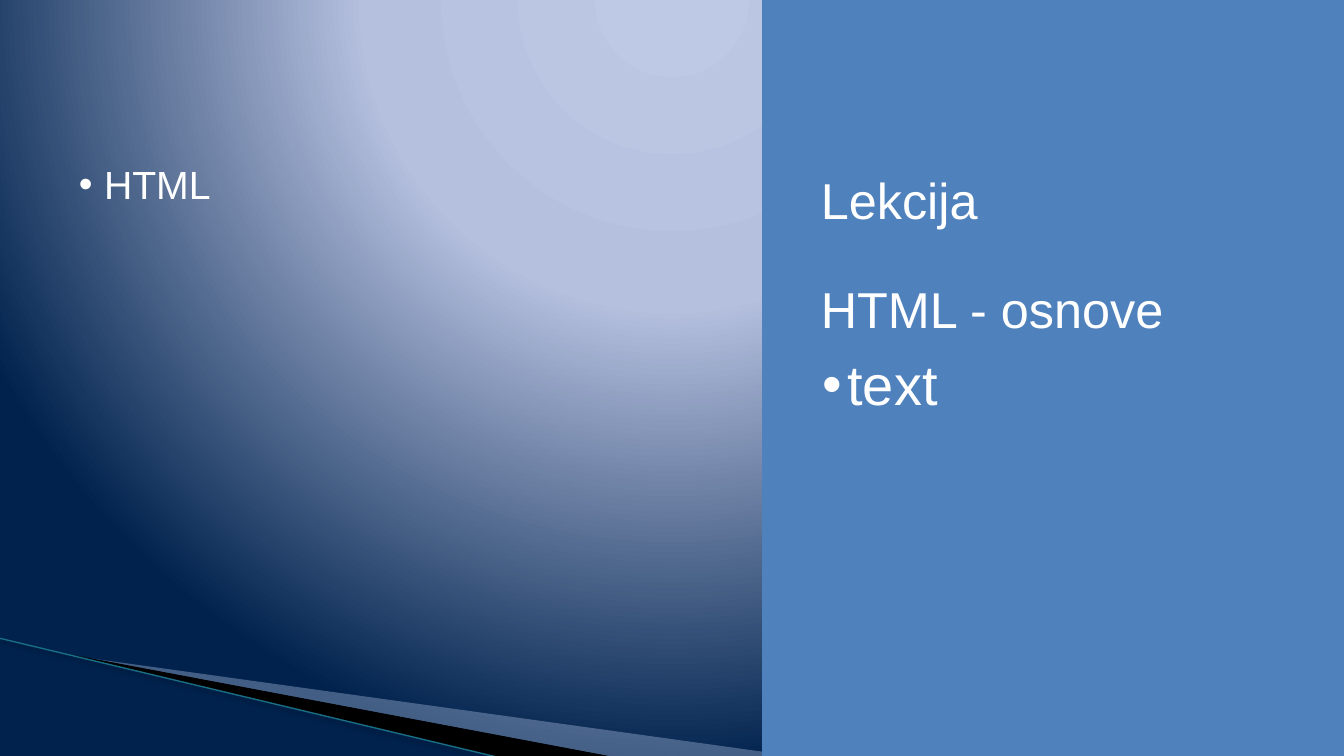
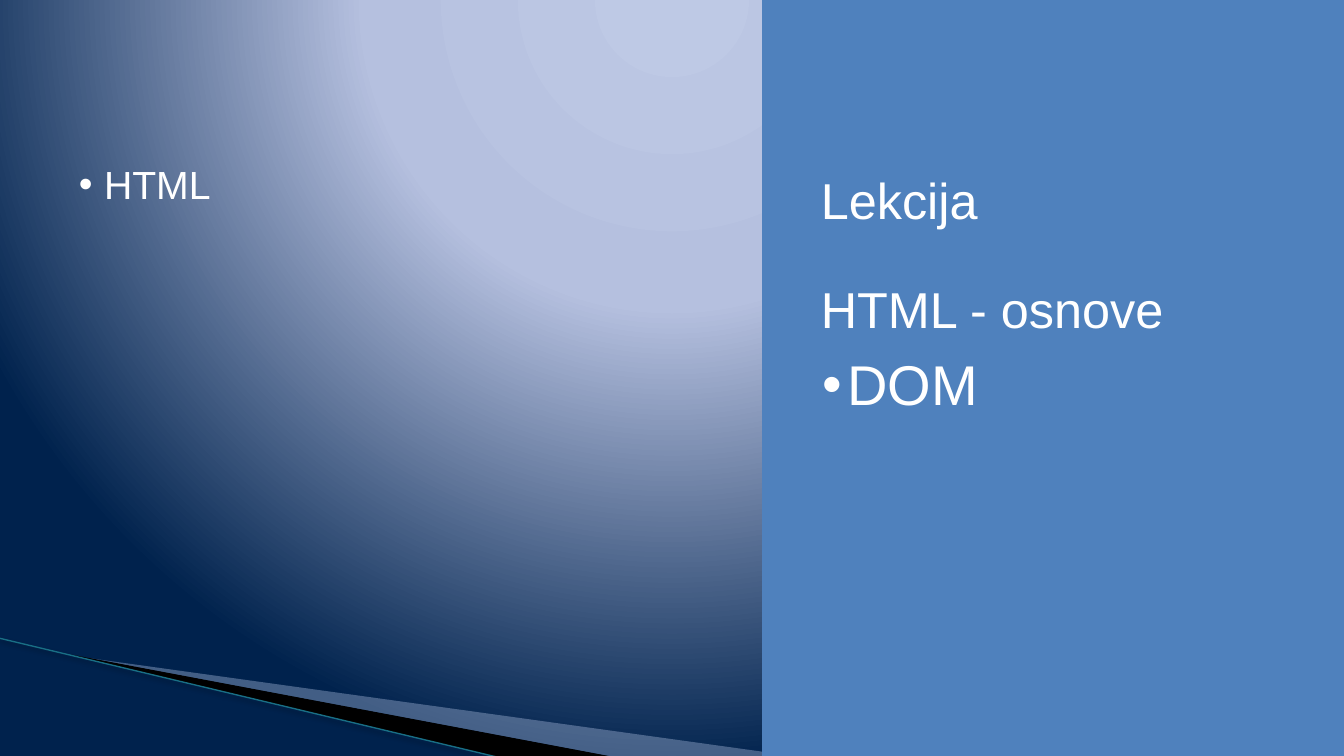
Before and after one commit to todalexcode/kurs-front-end, a slide deck: slide 4 of sesija-17/PPT/Front-End Developer-17.pptx. Drawn at 1344x756 pixels with LibreOffice and Linux fonts; fonts in the diff are those of the drawing; background and template pictures are left out. Boxes give left, top, right and bottom in pixels: in the first picture for what was removed or moved away, otherwise in the second. Text is boxed around its words. In the diff, an @@ line names an element or a change of style, - is before the commit and + after.

```diff
--- a/sesija-17/PPT/Front-End Developer-17.pptx
+++ b/sesija-17/PPT/Front-End Developer-17.pptx
@@ text at [847, 366, 978, 406]: text changed @@
-• text
+• DOM
```
Also in this commit, not shown: 2 other slides changed, 9 slides added, 11 other files.
